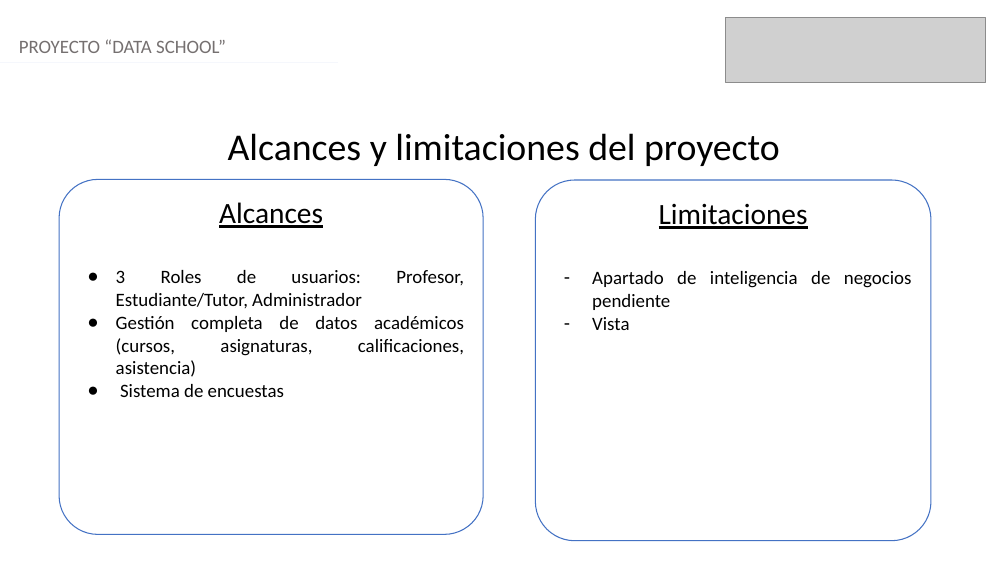
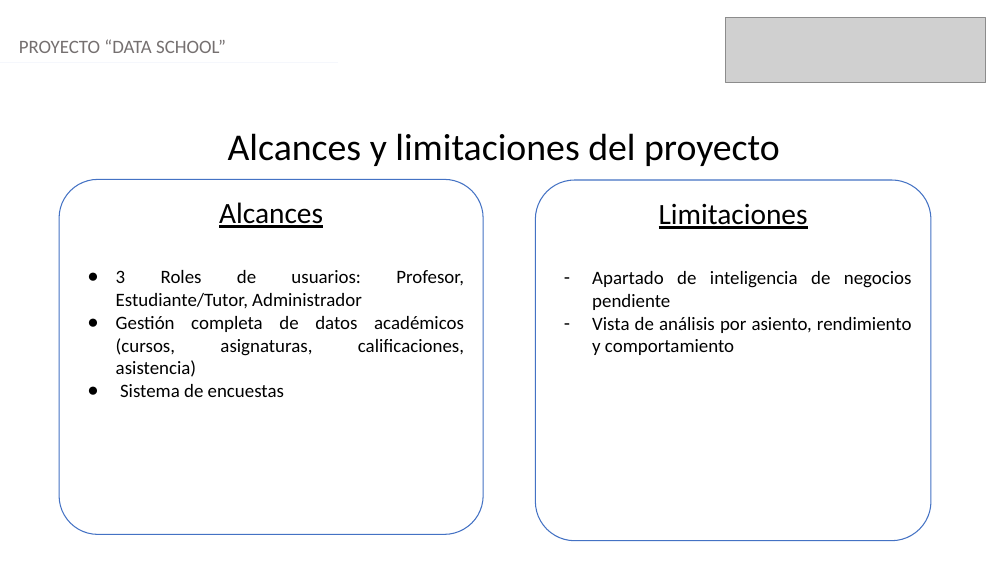
Before and after one commit to IJozk/CAPSTONE-03-Equipo-1, a slide deck: slide 5 of Fase 2/Evidencias Proyecto/Presentación Proyecto.pptx. Drawn at 1008x567 pixels with LibreOffice and Linux fonts; fonts in the diff are those of the drawing; grey boxes stand for pictures. Boxes give left, top, right and bottom in pixels: in the first picture for what was removed or moved away, otherwise in the second. Text is boxed around its words. In the diff, an @@ line names an element or a change of style, - is before the commit and + after.

```diff
--- a/Fase 2/Evidencias Proyecto/Presentación Proyecto.pptx
+++ b/Fase 2/Evidencias Proyecto/Presentación Proyecto.pptx
@@ text in rounded rectangle at (592,317,912,355): text changed @@
-– Vista
+– Vista de análisis por asiento, rendimiento y comportamiento
```
Also in this commit, not shown: 5 other slides changed, 2 slides added, 1 slide removed.
